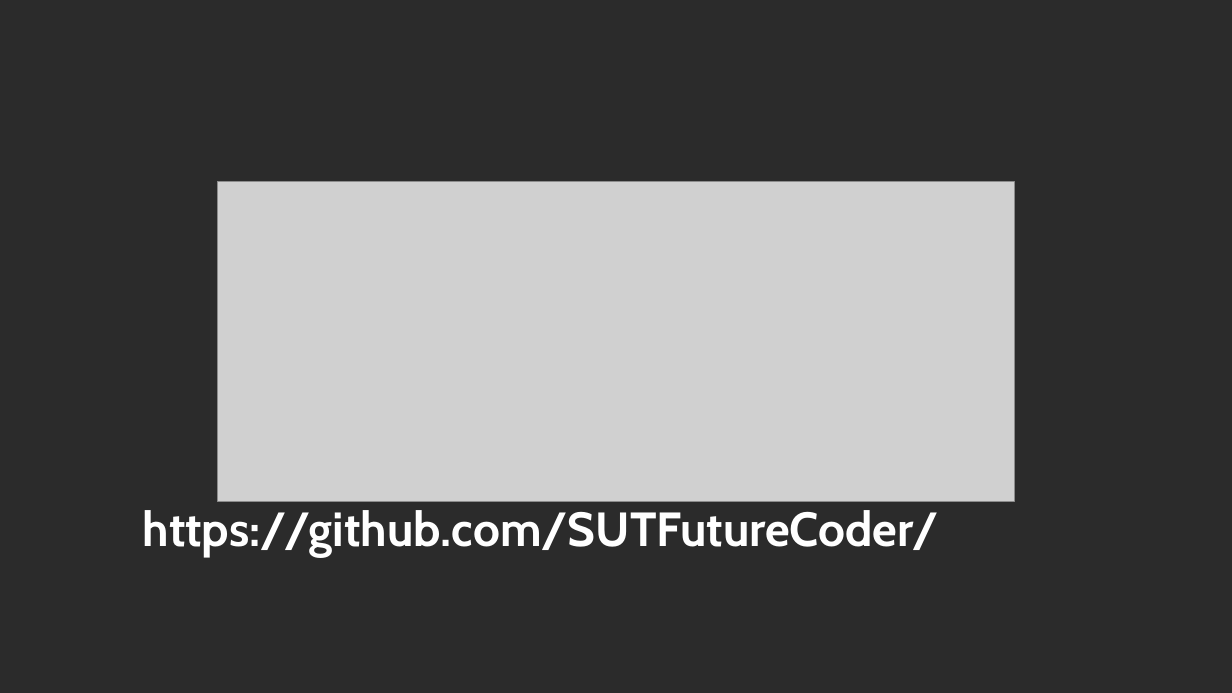
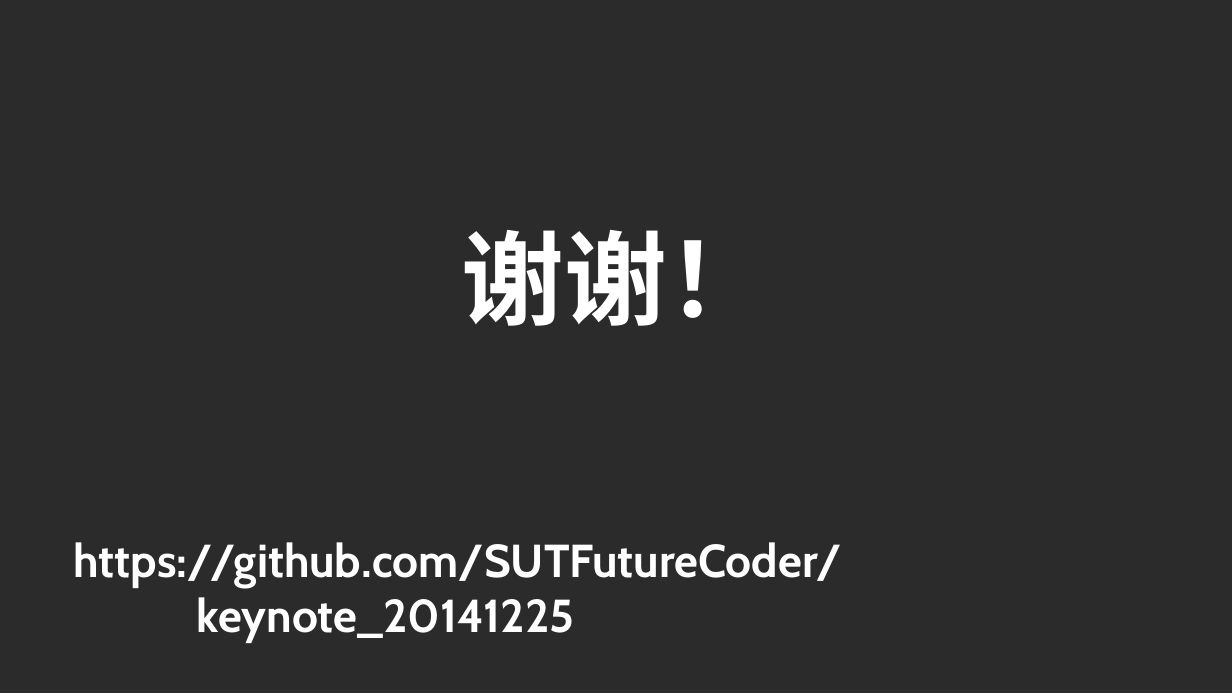
Before and after one commit to SUTFutureCoder/keynote_20141225, a slide deck: slide 79 of keynote2.ppt (slide 73 before the commit). Drawn at 1232x693 pixels with LibreOffice and Linux fonts; fonts in the diff are those of the drawing; grey boxes stand for pictures; background and template pictures are left out; a plain dark background stands for a picture behind light text. Boxes give left, top, right and bottom in pixels: in the first picture for what was removed or moved away, otherwise in the second. Text is boxed around its words. In the diff, an @@ line names an element or a change of style, - is before the commit and + after.

```diff
--- a/keynote2.ppt
+++ b/keynote2.ppt
@@ picture removed at [218,181,1015,501] @@
@@ text added at [462,230,770,326], 60 pt, text #FFFFFF, bold @@
+谢谢！
@@ text at [74,542,842,643]: text changed; size 28 to 27 pt @@
-https://github.com/SUTFutureCoder/
+https://github.com/SUTFutureCoder/keynote_20141225
```
Also in this commit, not shown: 7 other slides changed, 23 slides added, 17 slides removed, 1 other file.
